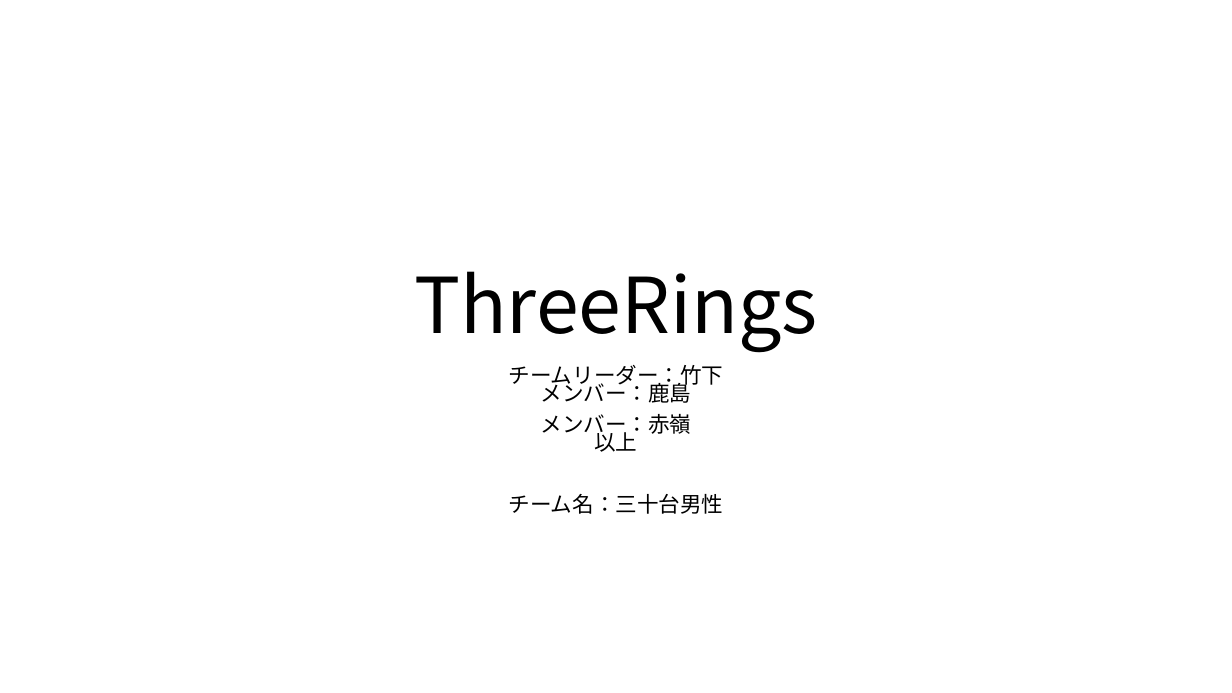
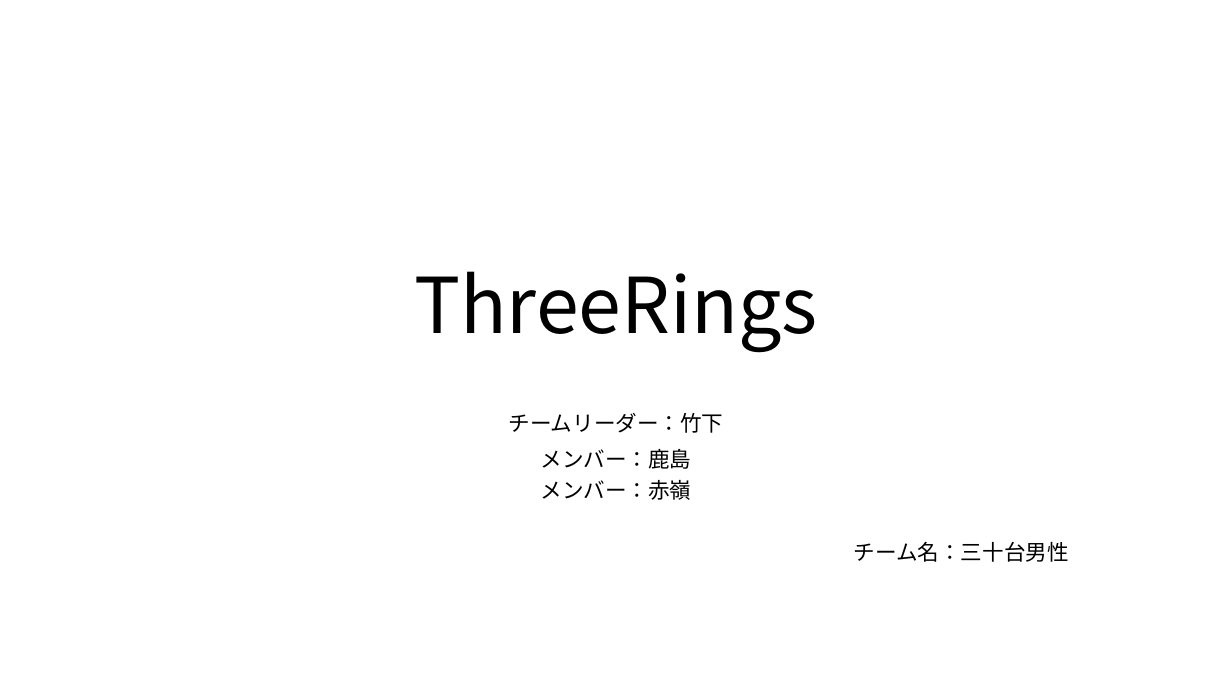
Before and after one commit to ivy239001/threerings, a slide deck: slide 1 of ThreeRings.pptx. Drawn at 1232x693 pixels with LibreOffice and Linux fonts; fonts in the diff are those of the drawing. Boxes give left, top, right and bottom in pixels: in the first picture for what was removed or moved away, otherwise in the second. Text is boxed around its words. In the diff, an @@ line names an element or a change of style, - is before the commit and + after.

```diff
--- a/ThreeRings.pptx
+++ b/ThreeRings.pptx
@@ subtitle "チームリーダー：竹下 メンバー：鹿島": place and size @@
-subtitle "チームリーダー：竹下 メンバー：鹿島" at (508,365,723,514)
+subtitle "チームリーダー：竹下 メンバー：鹿島" at (508,413,1069,562)
@@ subtitle at (540,480,691,500): text changed @@
-メンバー：赤嶺
-以上
+メンバー：赤嶺
@@ subtitle at (854,542,1069,562): alignment centre to right @@
```
